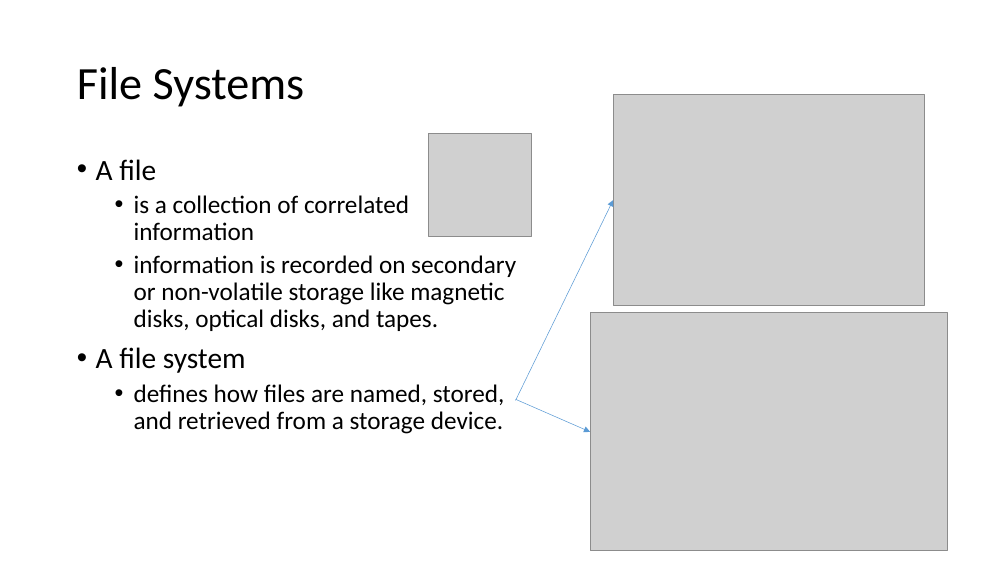
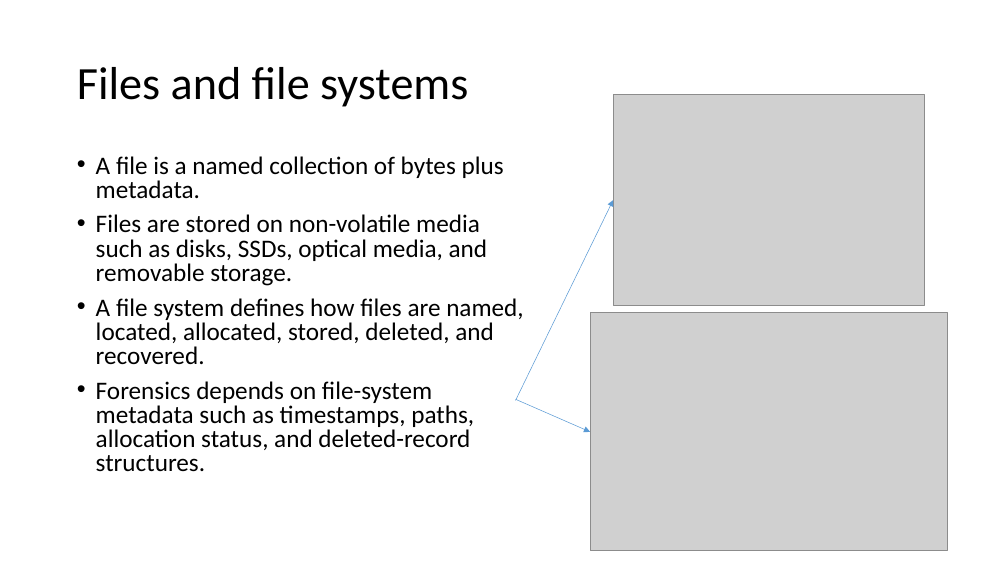
Before and after one commit to frankwxu/Digital-Forensics-Basic-Book, a slide deck: slide 7 of PPTs/Ch4_Linux_for_Digital_Forensics.pptx (slide 6 before the commit). Drawn at 1008x567 pixels with LibreOffice and Linux fonts; fonts in the diff are those of the drawing; grey boxes stand for pictures; background and template pictures are left out. Boxes give left, top, right and bottom in pixels: in the first picture for what was removed or moved away, otherwise in the second. Text is boxed around its words. In the diff, an @@ line names an element or a change of style, - is before the commit and + after.

Commit message:
update Ch3 and Ch4 presentations for Digital Forensics

```diff
--- a/PPTs/Ch4_Linux_for_Digital_Forensics.pptx
+++ b/PPTs/Ch4_Linux_for_Digital_Forensics.pptx
@@ title at [77,67,468,107]: text changed @@
-File Systems
+Files and file systems
@@ picture removed at [429,134,532,237] @@
@@ text at [96,156,523,472]: text changed @@
-• A file
-  • is a collection of correlated information
-  • information is recorded on secondary or non-volatile storage like magnetic disks, optical disks, and tapes.
-• A file system
-  • defines how files are named, stored, and retrieved from a storage device.
+• A file is a named collection of bytes plus metadata.
+• Files are stored on non-volatile media such as disks, SSDs, optical media, and removable storage.
+• A file system defines how files are named, located, allocated, stored, deleted, and recovered.
+• Forensics depends on file-system metadata such as timestamps, paths, allocation status, and deleted-record structures.
```
Also in this commit, not shown: 44 other slides changed, 8 slides added, 6 slides removed, 1 other file.
